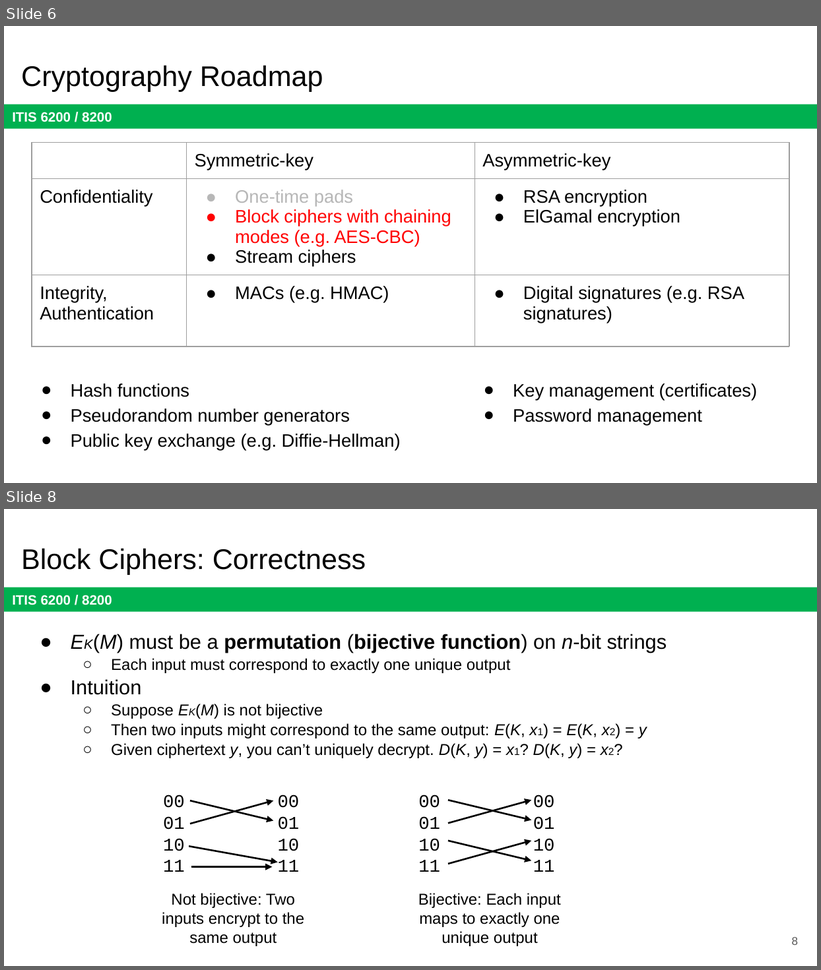
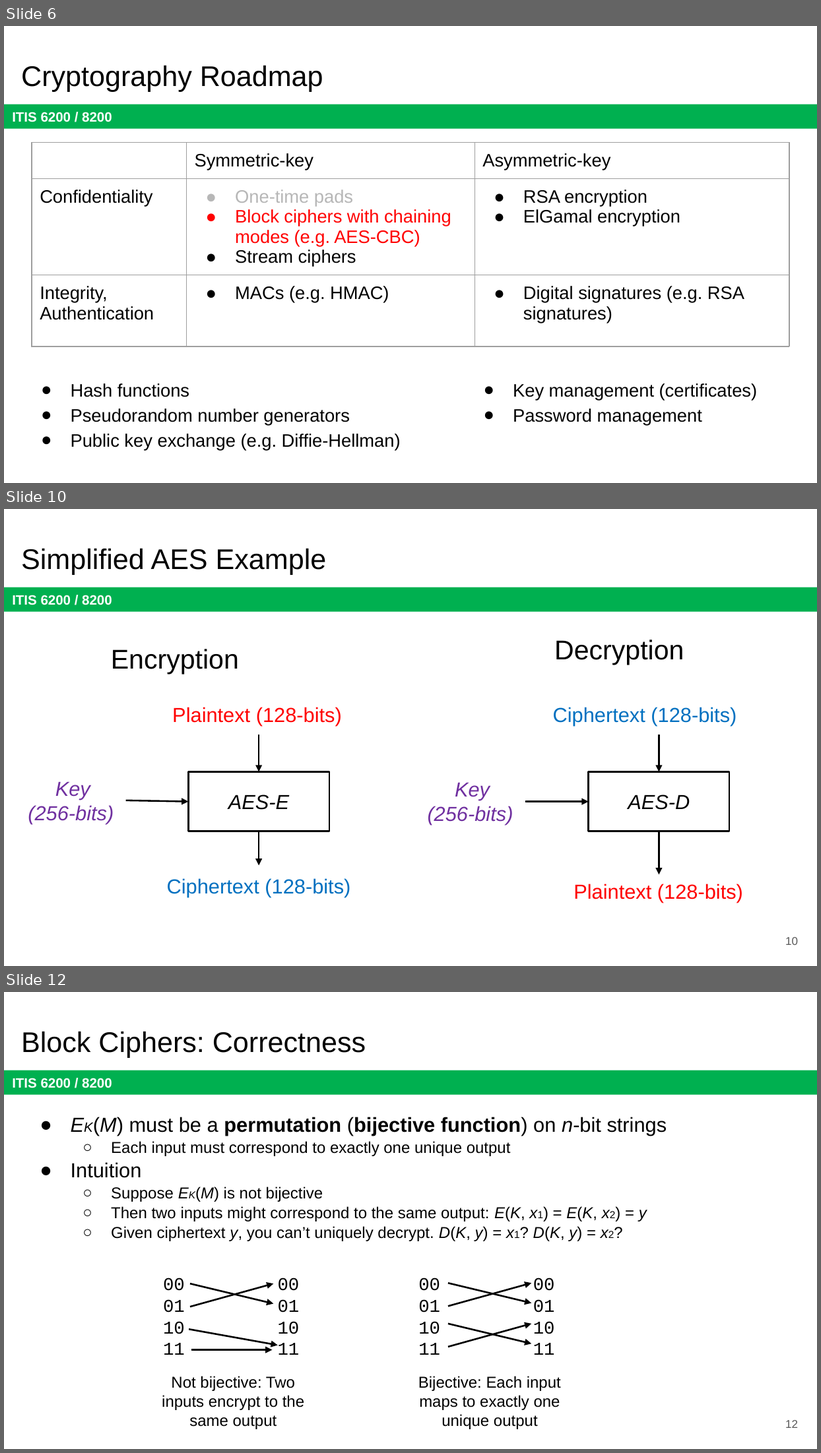
Before and after one commit to jx5c/github.io, a slide deck: teaching/ITIS6200/2023fa/lectures/lec03.pptx. Shown one above the other, each under a label of ours: slides 6 and 8 before the commit, slides 6, 10 and 12 after it; the slides between them are not shown. The pictures are 821x970 and 821x1453 pixels, drawn with LibreOffice and Linux fonts; fonts in the diff are those of the drawing. Boxes give left, top, right and bottom in pixels: in the first picture for what was removed or moved away, otherwise in the second. Text is boxed around its words. In the diff, an @@ line names an element or a change of style, - is before the commit and + after.

```diff
--- a/teaching/ITIS6200/2023fa/lectures/lec03.pptx
+++ b/teaching/ITIS6200/2023fa/lectures/lec03.pptx
@@ slide 10 added at [4,509,817,966], background #FFFFFF; not listed: 1 template element that a slide beside it also shows @@
@@ title added at [21,548,327,575], 25.2 pt, text #000000 @@
+Simplified AES Example
@@ text added at [554,640,684,665], 24 pt, text #000000 @@
+Decryption
@@ text added at [111,649,239,675], 24 pt, text #000000 @@
+Encryption
@@ text added at [172,707,342,725], 18 pt, text #FF0000 @@
+Plaintext (128-bits)
@@ text added at [553,707,737,725], 18 pt, text #0070C0 @@
+Ciphertext (128-bits)
@@ arrow added from (259, 735) to (259, 772), #000000 1.5 pt @@
@@ arrow added from (659, 735) to (659, 772), #000000 1.5 pt @@
@@ text added at [28,782,114,824], 18 pt, text #7030A0, italic @@
+Key
+(256-bits)
@@ rectangle added at [189,772,329,831], outline #000000 1.5 pt, 18 pt, text #000000, italic @@
+AES-E
@@ text added at [428,783,514,825], 18 pt, text #7030A0, italic @@
+Key
+(256-bits)
@@ rectangle added at [589,772,729,831], outline #000000 1.5 pt, 18 pt, text #000000, italic @@
+AES-D
@@ arrow added from (126, 801) to (189, 802), #000000 1.5 pt @@
@@ arrow added from (525, 802) to (589, 802), #000000 1.5 pt @@
@@ arrow added from (259, 832) to (259, 866), #000000 1.5 pt @@
@@ arrow added from (659, 832) to (659, 875), #000000 1.5 pt @@
@@ text added at [167,879,350,898], 18 pt, text #0070C0 @@
+Ciphertext (128-bits)
@@ text added at [574,884,743,902], 18 pt, text #FF0000 @@
+Plaintext (128-bits)
@@ page number added at [785,937,798,945], 10 pt, text #595959 @@
+10
@@ what was slide 8 is now slide 12 @@
@@ page number at [785,1420,798,1428]: text changed @@
-8
+12
```
Also in this commit, not shown: 8 slides changed, 5 other slides added, 2 slides removed, 1 other file.
